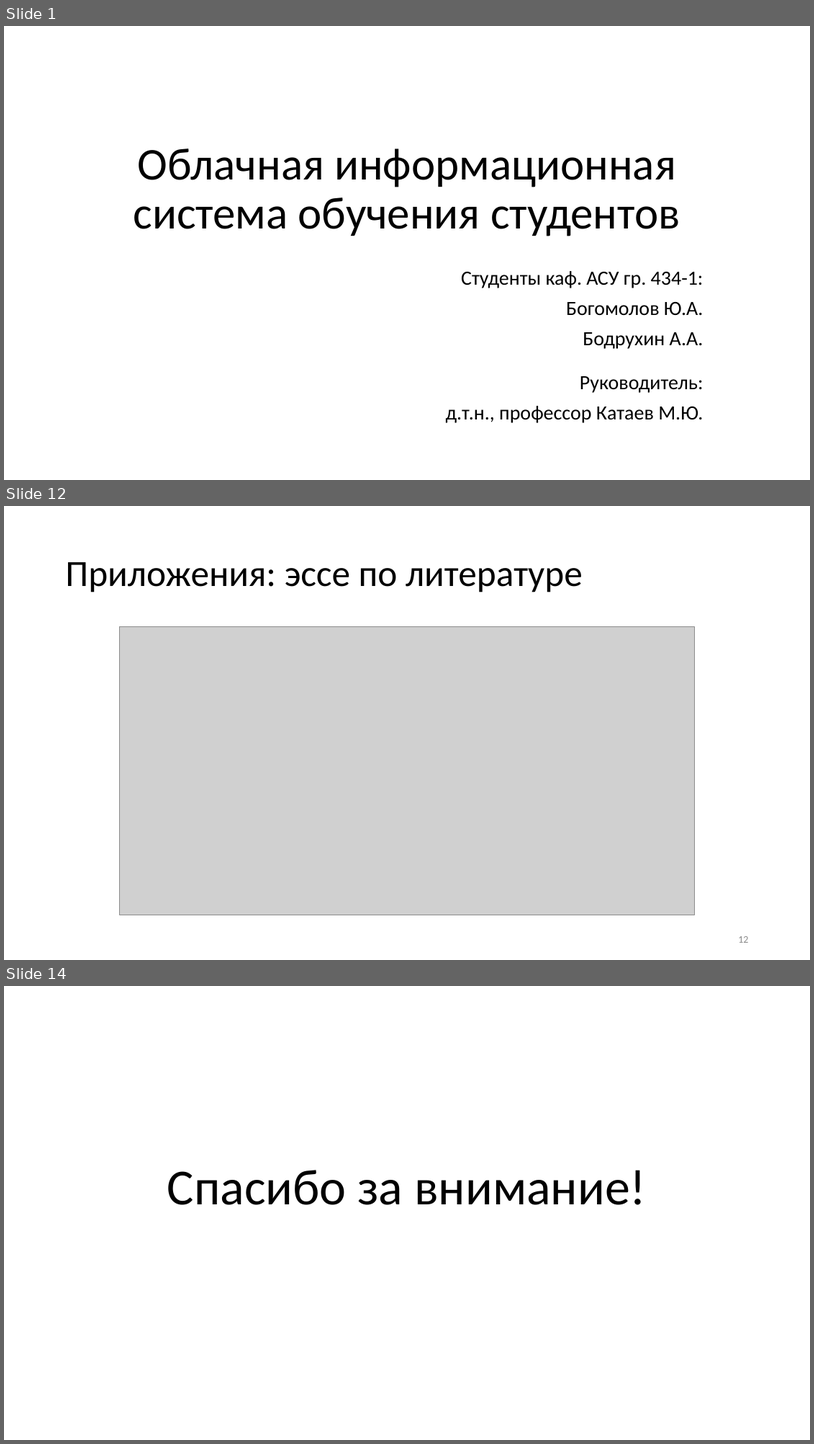
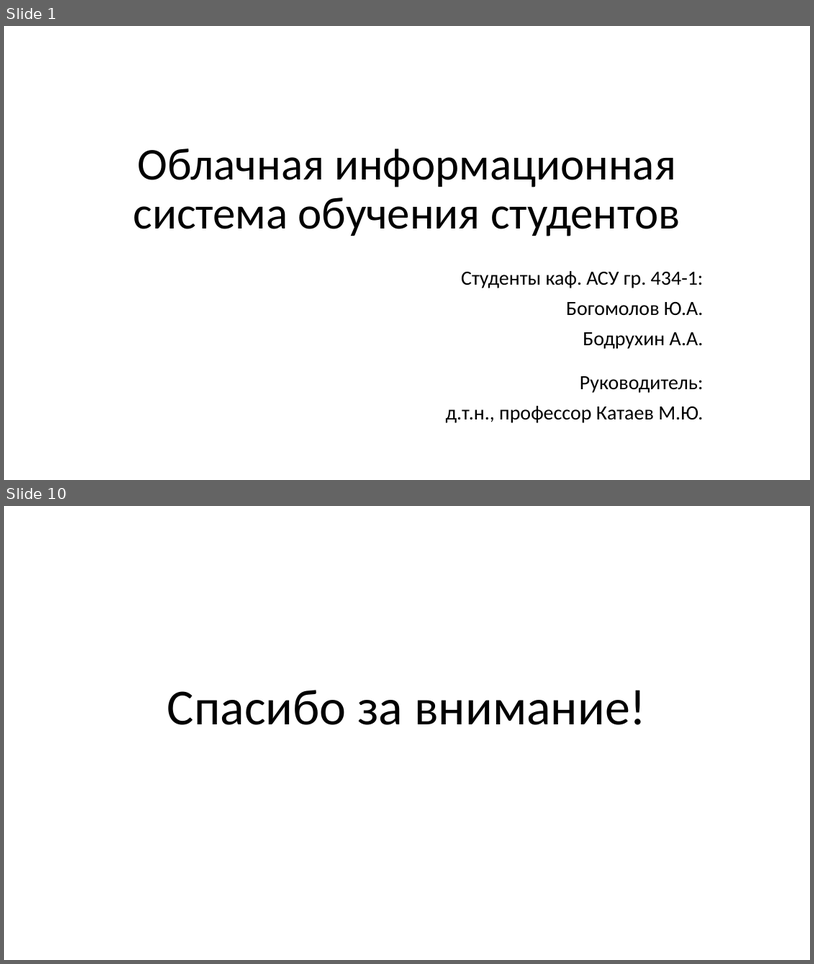
Before and after one commit to KerkDovan/GPO, a slide deck: Конференции/7. Научная сессия ТУСУР 2018/Выступление/Презентация.pptx. Shown one above the other, each under a label of ours: slides 1, 12 and 14 before the commit, slides 1 and 10 after it; the slides between them are not shown. The pictures are 814x1444 and 814x964 pixels, drawn with LibreOffice and Linux fonts; fonts in the diff are those of the drawing; grey boxes stand for pictures. Boxes give left, top, right and bottom in pixels: in the first picture for what was removed or moved away, otherwise in the second. Text is boxed around its words. In the diff, an @@ line names an element or a change of style, - is before the commit and + after.

```diff
--- a/Конференции/7. Научная сессия ТУСУР 2018/Выступление/Презентация.pptx
+++ b/Конференции/7. Научная сессия ТУСУР 2018/Выступление/Презентация.pptx
@@ slide 12 removed at [4, 506, 810, 960], background #FFFFFF @@
@@ title removed at [65, 562, 583, 592] @@
-Приложения: эссе по литературе
@@ picture removed at [119, 627, 695, 915] @@
@@ page number removed at [738, 936, 748, 942] @@
-12
@@ what was slide 14 is now slide 10 @@
```
Also in this commit, not shown: 1 slide changed, 7 slides added, 10 other slides removed, 20 other files.
